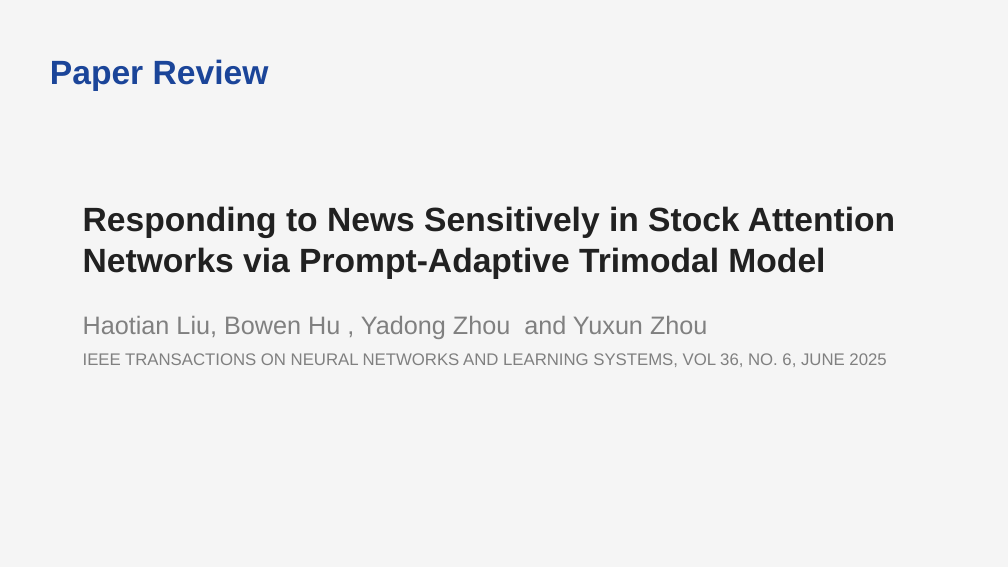
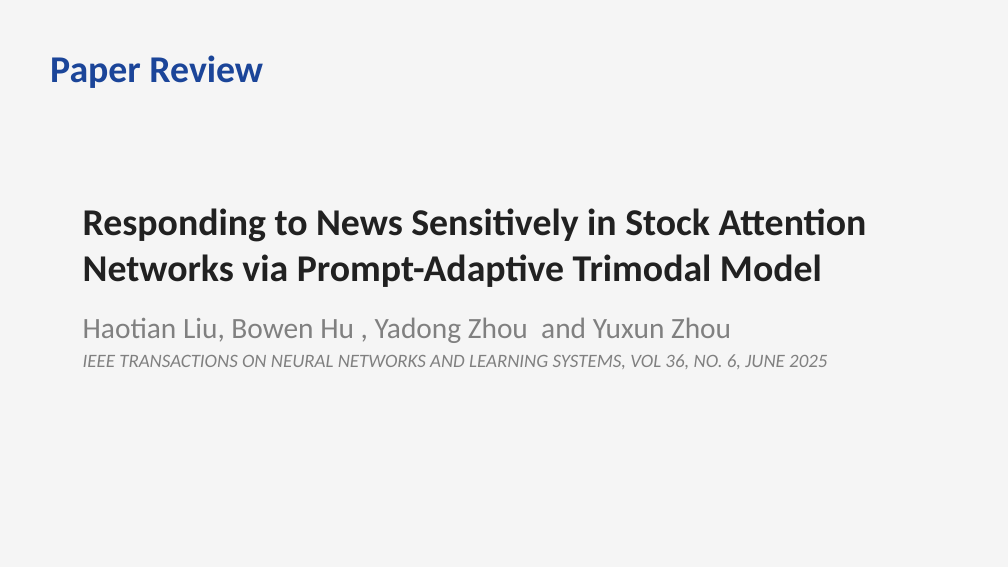
Before and after one commit to bts1991/study, a slide deck: slide 1 of 논문 Review/Others/paper_review.pptx. Drawn at 1008x567 pixels with LibreOffice and Linux fonts; fonts in the diff are those of the drawing. Boxes give left, top, right and bottom in pixels: in the first picture for what was removed or moved away, otherwise in the second. Text is boxed around its words. In the diff, an @@ line names an element or a change of style, - is before the commit and + after.

```diff
--- a/논문 Review/Others/paper_review.pptx
+++ b/논문 Review/Others/paper_review.pptx
@@ text "Paper Review" at bbox=[50, 55, 263, 88]: size 32 to 36 pt, font Arial to Calibri @@
@@ text "Responding to News Sensitively in ..." at bbox=[83, 208, 867, 287]: size 32 to 36 pt, font Arial to Calibri @@
@@ text "Haotian Liu, Bowen Hu , ..." at bbox=[83, 317, 731, 343]: size 24 to 28 pt, font Arial to Calibri @@
@@ text "IEEE TRANSACTIONS ON NEURAL NETWORKS ..." at bbox=[83, 354, 827, 369]: size 16 to 18 pt, font Arial to Calibri, italic on @@
```
Also in this commit, not shown: 3 other slides changed, 10 slides added, 1 slide removed, 1 other file.
